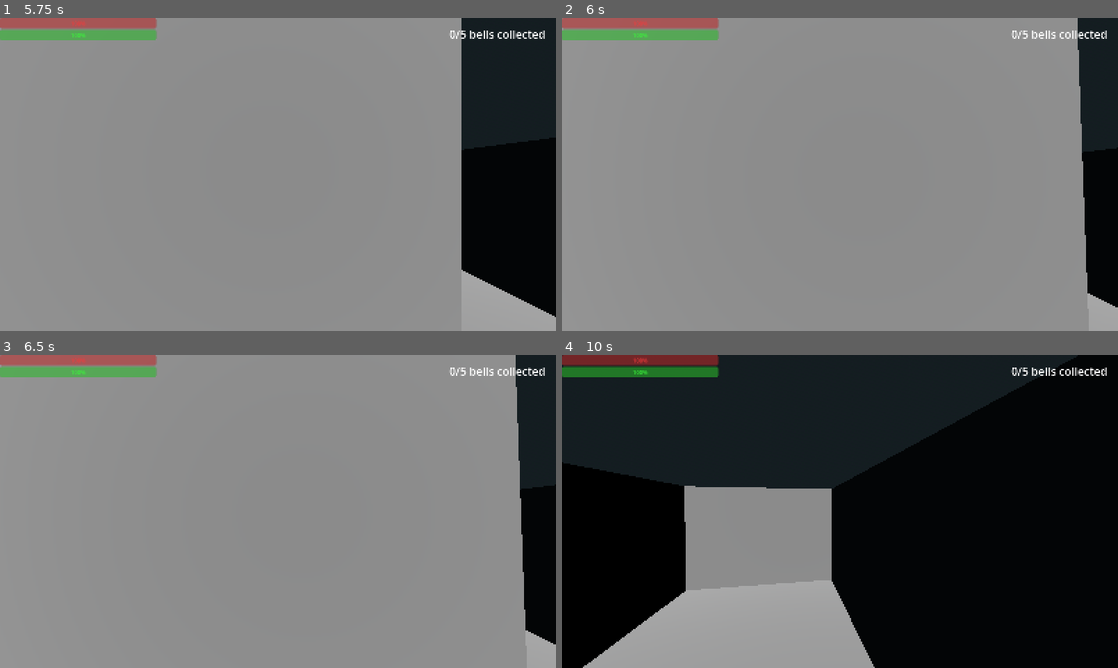
Above: before the commit, frames 1-4 (two rows, left to right).
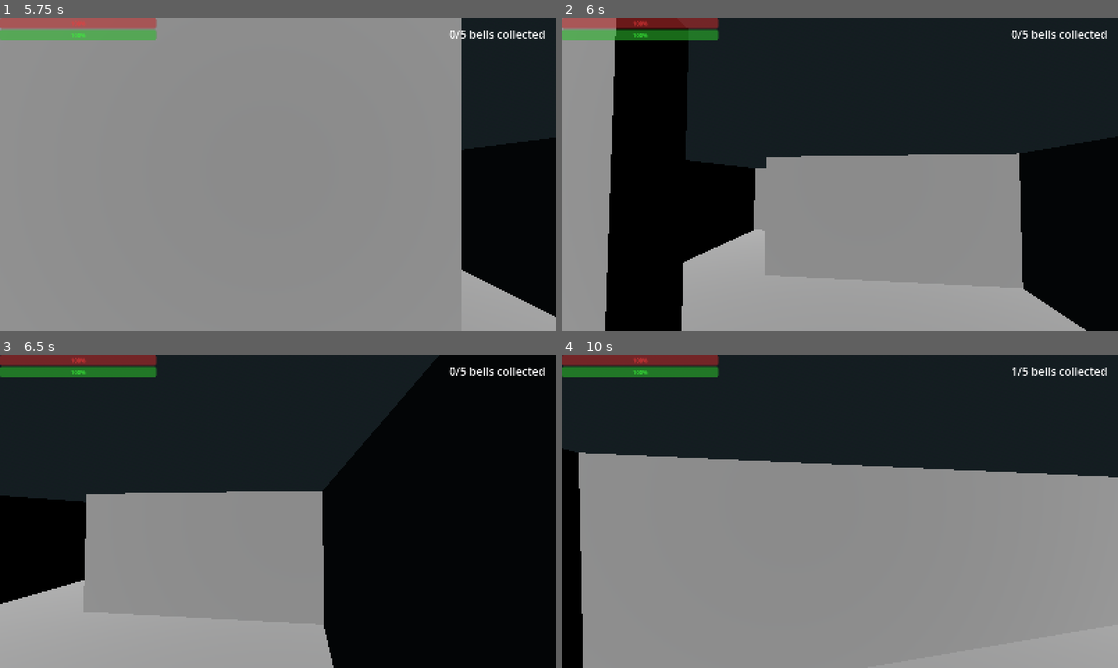
Above: after the commit, the same moments.

Repository: AvenirTheArtist/MazeGame
Game: Godot game, scene res://maps/test_level.tscn
The game is run twice, just before and just after one commit, with the same random seed, the same clock (stepped at 60 frames per second) and the same inputs.
Inputs (mouse positions are in pixels of both pictures, inside the frame that each line leads up to):
- Up to frame 1 (5.75 s): tap Enter at 0.5, 2.75, 4.25 s; move the mouse to (305, 174) at 0.52 s; hold W (forward) from 0.53 s (still down); tap Shift (sprint) every 0.75 s from 0.6 to 5.1 s; move the mouse to (250, 174) at 1.27 s; tap Space at 2, 3.5, 5 s; move the mouse to (289, 168) at 2.02 s; move the mouse to (272, 180) at 2.77 s; move the mouse to (316, 177) at 3.52 s; move the mouse to (233, 171) at 4.27 s; move the mouse to (283, 174) at 5.02 s
- Up to frame 2 (6 s): move the mouse to (817, 168) at 5.77 s; release W (forward) at 5.78 s; hold D (right) from 5.78 s (still down); tap Shift (sprint) at 5.85 s
- Up to frame 3 (6.5 s): keep holding D (right)
- Up to frame 4 (10 s): move the mouse to (867, 511) at 6.52 s; release D (right) at 6.53 s; hold W (forward) 6.53-8.78 s; tap Shift (sprint) every 0.75 s from 6.6 to 9.6 s; move the mouse to (812, 511) at 7.27 s; move the mouse to (851, 505) at 8.02 s; move the mouse to (834, 517) at 8.77 s; hold A (left) 8.78-9.53 s; move the mouse to (878, 514) at 9.52 s; hold W (forward) from 9.53 s (still down)

Frame 1 is identical in both runs. In frame 2, 56% of the frame differs, in the area x 7-100%, y 0-100%; in frame 3, 70%, in the area x 0-100%, y 0-100%; in frame 4, 55%.

Commit message:
ghost chases after picked up bells

Diff:
--- a/entities/ghost.tscn
+++ b/entities/ghost.tscn
@@ -12,6 +12,10 @@
 material = SubResource("StandardMaterial3D_4a7c8")
 radius = 0.3
 
+[sub_resource type="CylinderShape3D" id="CylinderShape3D_4a7c8"]
+resource_local_to_scene = true
+radius = 8.0
+
 [node name="ghost" type="CharacterBody3D" unique_id=1867606666]
 script = ExtResource("1_4a7c8")
 speed = 5.3
@@ -23,3 +27,8 @@
 mesh = SubResource("CapsuleMesh_rbinr")
 
 [node name="NavigationAgent3D" type="NavigationAgent3D" parent="." unique_id=1292457759]
+
+[node name="player_proximity_detection" type="Area3D" parent="." unique_id=924214032]
+
+[node name="CollisionShape3D" type="CollisionShape3D" parent="player_proximity_detection" unique_id=1796393985]
+shape = SubResource("CylinderShape3D_4a7c8")
--- a/scripts/game_data.gd
+++ b/scripts/game_data.gd
@@ -1,6 +1,6 @@
 extends Node
 
-signal bell_collected
+signal bell_collected(pickup_pos)
 
 @export var number_of_bells: int
 var bells_collected = 0
--- a/scripts/ghost.gd
+++ b/scripts/ghost.gd
@@ -11,11 +11,14 @@
 @export var patrol_pos: Array[Vector3]
 var alerted_pos: Vector3
 
-var state = states.CHASING
+var state = states.ROAMING
 var update_timer = 0.0
 
 @onready var nav = $NavigationAgent3D
 @onready var player = get_tree().get_first_node_in_group("player")
+
+func _ready() -> void:
+	get_parent().bell_collected.connect(move_to_bell)
 
 func _physics_process(delta: float) -> void:
 
@@ -33,7 +36,7 @@
 			states.ROAMING:
 				pass
 			states.ALERTED:
-				pass
+				next_dest = alerted_pos
 			states.CHASING:
 				next_dest = player.global_position
 			states.STUNNED:
@@ -51,3 +54,8 @@
 	velocity = vel
 
 	move_and_slide()
+
+
+func move_to_bell(pos) -> void:
+	alerted_pos = pos
+	state = states.ALERTED
--- a/scripts/pickup_test.gd
+++ b/scripts/pickup_test.gd
@@ -4,5 +4,5 @@
 func picked_up() -> void:
 	print("picked up")
 	get_parent().bells_collected += 1
-	get_parent().bell_collected.emit()
+	get_parent().bell_collected.emit(self.global_position)
 	queue_free()
